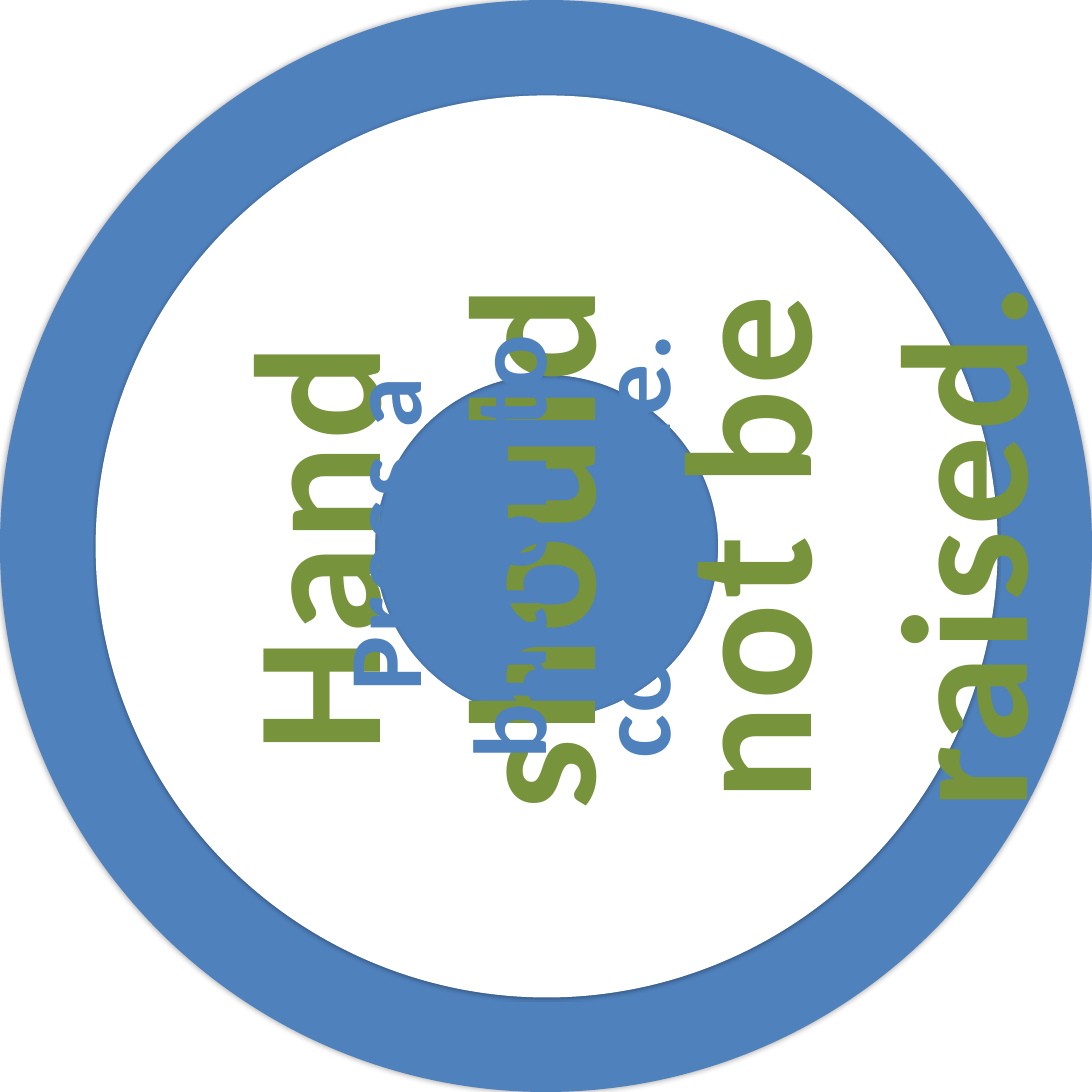
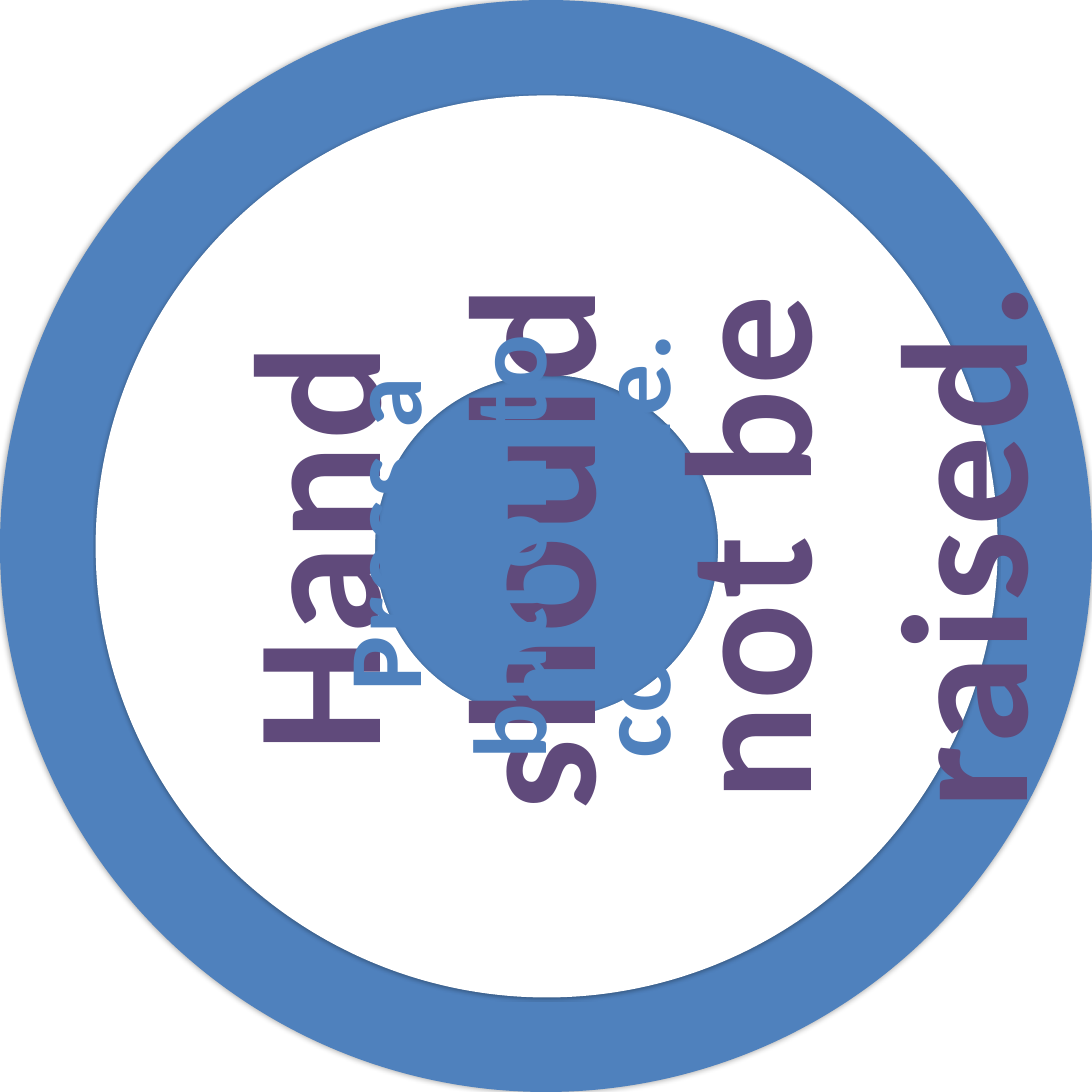
Before and after one commit to PsyPhy/GripGraspISS, a slide deck: slide 14 of Source Code/GraspBMPs/GraspCircularPrompts.pptx. Drawn at 1092x1092 pixels with LibreOffice and Linux fonts; fonts in the diff are those of the drawing. Boxes give left, top, right and bottom in pixels: in the first picture for what was removed or moved away, otherwise in the second. Text is boxed around its words. In the diff, an @@ line names an element or a change of style, - is before the commit and + after.

```diff
--- a/Source Code/GraspBMPs/GraspCircularPrompts.pptx
+++ b/Source Code/GraspBMPs/GraspCircularPrompts.pptx
@@ text "Hand should not be raised." at [209,314,1075,794]: text colour #77933C to #604A7B @@
```
Also in this commit, not shown: 8 other slides changed, 9 other files.
